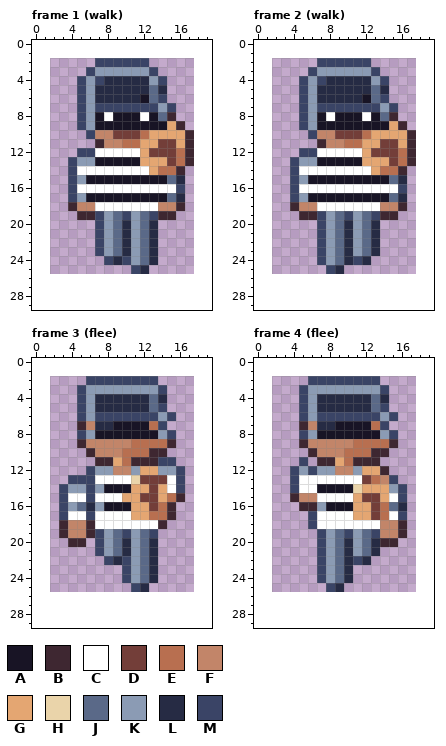
Two versions of one pixel-art file, art/depths/thief@50.aseprite. Above: the version before the commit.
16x24 pixels, 6 frames. Shown: frame 1 (walk), frame 2 (walk), frame 3 (flee), frame 4 (flee). The old version is drawn lined up with the new one, on the new canvas. The commit also changed other frames, which this record leaves out.
Palette (. is transparent): A #181425  B #3e2731  C #ffffff  D #733e39  E #b86f50  F #c28569  G #e4a672  H #ead4aa  J #5a6988  K #8b9bb4  L #262b44  M #3a4466
Pixels before, frame 1 (walk), first column x 4:
 2 ...MMMMMM.....
 3 ..MKKKKKKM....
 4 .MKMLLLLLKM...
 5 .MKLLLLLLJL...
 6 .MKLLLLLAJM...
 7 .MKMMMMMMMKM..
 8 .MKACAAACAJB..
 9 .MKAAAAAAAAGB.
10 ..MFFDDDEGGGGB
11 ...BFFEEGGDDGB
12 .MMCCCCCGDDDEB
13 MKKAAAAAGGGDEB
14 MCCCCCCCCGEEB.
15 MKAAAAAAAAAJL.
16 MCCCCCCCCCCCM.
17 MKAAAAAAAAAJL.
18 BFFCCCCCCCFFB.
19 .BBMKJMKJMBB..
20 ...MKJLKJL....
21 ...MKJLKJL....
22 ...MKJLKJL....
23 ...MKJLKJL....
24 ....MLMKJL....
25 .......ML.....
Pixels before, frame 2 (walk), first column x 4:
 2 ...MMMMMM.....
 3 ..MKKKKKKM....
 4 .MKMLLLLLKM...
 5 .MKLLLLLLJL...
 6 .MKLLLLLAJM...
 7 .MKMMMMMMMKM..
 8 .MKACAAACAJB..
 9 .MKAAAAAAAAGB.
10 ..MFFDDDEGGGGB
11 ...BFFEEGGDDGB
12 .MMCCCCCGDDDEB
13 MKKAAAAAGGGDEB
14 MCCCCCCCCGEEB.
15 MKAAAAAAAAAJL.
16 MCCCCCCCCCCCM.
17 MKAAAAAAAAAJL.
18 BFFCCCCCCCFFB.
19 .BBMKJMKJMBB..
20 ...MKJLKJL....
21 ...MKJLKJL....
22 ...MKJLKJL....
23 ...MKJLKJL....
24 ...MKJLML.....
25 ....ML........
Pixels before, frame 3 (flee), first column x 3:
 2 ...MMMMMMMM...
 3 ..MKKKKKKKKM..
 4 ..MKLLLLLLJL..
 5 ..MKLLLLLLJM..
 6 ..MKMMMMMMMKM.
 7 ..BFLLAAAAEM..
 8 ..MKAAAAAAAKM.
 9 ..BFFFFFEEEEB.
10 ...BFFFEEEBB..
11 ....BBGEBBBMM.
12 ...MKKFFKGGKKM
13 .MMMCCCCHDDDCM
14 MKKMKAAAGGDGCM
15 MCCMCCCGGDDGEB
16 MKJLKAAAGGDEB.
17 MCCMCCCCGGEEB.
18 BFFBCCCCCCCB..
19 BFFBMKJMKJM...
20 .BB.MKJLKJL...
21 ....MKJLKJL...
22 .....MLMKJL...
23 .......MKJL...
24 .......MKJL...
25 ........ML....
Pixels before, frame 4 (flee), first column x 4:
 2 ..MMMMMMMM...
 3 .MKKKKKKKKM..
 4 .MKLLLLLLJL..
 5 .MKLLLLLLJM..
 6 .MKMMMMMMMKM.
 7 .BFLLAAAAEM..
 8 .MKAAAAAAAKM.
 9 .BFFFFFEEEEB.
10 ..BFFFEEEBB..
11 .M.BBGEBBB...
12 MKMKKFFKGGB..
13 MCCCCCCCDEFM.
14 MCCAAAAHGGGKM
15 BFFCCCCGDDGCM
16 .BBKAAAGGDEJL
17 ..MCCCCGGDECM
18 ..MCCCCCCCFFB
19 ...MKJMKJMFFB
20 ...MKJLKJLBB.
21 ...MKJLKJL...
22 ...MKJLML....
23 ...MKJL......
24 ...MKJL......
25 ....ML.......
Once edited:
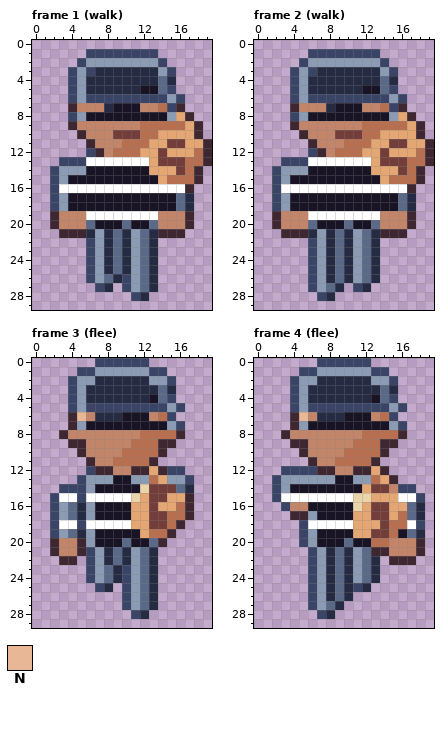
Colours new in this view: N #e8b796
Diff:
canvas 16x24 -> 20x30, the old top-left corner now at 2,2
Changed rows in their new state; - is an unchanged pixel.
Frame 1 (walk):
first column x 2:
 1 ----MMMMMMMM------
 2 ---MKKKKKKKKM-----
 3 --MK-LLLLLLLKM----
 4 --MKLL-----LJL----
 5 --MKL-----AAJM----
 6 --MKMMMMMMMM-KM---
 7 --BFFFLAAAFFE-B---
 8 --MKA-A---A-AKGB--
 9 --BFFFFFFFEEEEEGB-
10 ---BF------E---GB-
11 ----BF----E-G-DGGB
12 ---.-BFEEE-G-GGGEB
13 -M-MCCCCCCC-D-DEEB
14 MKKKAAAAAAA-GGDEB-
15 MKAA--------GEEEB-
16 MCC-----------CB--
17 MKAA---------AJL--
18 MKAAAAAAAAAAAAJL--
19 BFFFCCCCCCCCFFFB--
20 BFFFJAAAJAAJFFFB--
21 -BBBLKL-----BBB---
22 ----MKL-----------
23 ----MKL-----------
24 ----MKLJL---------
25 ----MKLJLKJL------
26 ----MKJLMKJL------
27 -----ML-MKJL------
28 ---------ML-------
Frame 2 (walk):
first column x 2:
 1 ----MMMMMMMM------
 2 ---MKKKKKKKKM-----
 3 --MK-LLLLLLLKM----
 4 --MKLL-----LJL----
 5 --MKL-----AAJM----
 6 --MKMMMMMMMM-KM---
 7 --BFFFLAAAFFE-B---
 8 --MKA-A---A-AKGB--
 9 --BFFFFFFFEEEEEGB-
10 ---BF------E---GB-
11 ----BF----E-G-DGGB
12 ---.-BFEEE-G-GGGEB
13 -M-MCCCCCCC-D-DEEB
14 MKKKAAAAAAA-GGDEB-
15 MKAA--------GEEEB-
16 MCC-----------CB--
17 MKAA---------AJL--
18 MKAAAAAAAAAAAAJL--
19 BFFFCCCCCCCCFFFB--
20 BFFFJAAAJAAJFFFB--
21 -BBBLKL-----BBB---
22 ----MKL-----------
23 ----MKL-----------
24 ----MKL--KJL------
25 ----MKLJLKJL------
26 ----MKLJLKJL------
27 ----MKJL-ML-------
28 -----ML-----------
Frame 3 (flee):
first column x 2:
 0 -----MMMMMM-----
 1 ---MMKKKKKKMM---
 2 --MKKLLLLLLKKM--
 3 --MKLLLLLLLLJL--
 4 --MKL------AJM--
 5 --MKMMMMMMMM-KM-
 6 --BNFLLLAAAFE---
 7 --BKAAA----AAKM-
 8 -BFFFFFFFFEEEEB-
 9 --B---------B---
10 ---BF------E----
11 ----BFFE-EE-..--
12 -----BB--BB-BM--
13 --.-KKKAAKKEGKKM
14 --MMKA---AH-DDJL
15 MC-MC---CHG-DGGB
16 MKJLKA------GGEB
17 MKJLKAAAA--DDEEB
18 MCCMC----GGDDEB-
19 MKJLKAAAAAGEEB--
20 BFF-KAAAJAAJB---
21 BFFBMKL---------
22 -BB-MKLJL-------
23 ----MKJL--------
24 ----MKJL--------
25 -----ML-MKJL----
26 --------MKJL----
27 --------MKJL----
28 ---------ML-----
Frame 4 (flee):
first column x 2:
 0 -----MMMMMM------
 1 ---MMKKKKKKMM----
 2 --MKKLLLLLLKKM---
 3 --MKLLLLLLLLJL---
 4 --MKL------AJM---
 5 --MKMMMMMMMM-KM--
 6 --BNFLLLAAAFE----
 7 --BKAAA----AAKM--
 8 -BFFFFFFFFEEEEB--
 9 --B---------B----
10 ---BF------E-----
11 ---.BFFE-EE------
12 -M-M-BB--BB------
13 MKKKKKKAAKK-GB---
14 MKAAA----A-DDF-M-
15 MCCCC----HHG-GCCM
16 -MFFAA---H--DGGJL
17 --BBKAAAA---DGEJL
18 ---MC----GGGDEECM
19 ---MKAAAAGGDDEAJL
20 ---MKAAAJAAEEFFFB
21 ----MKL----BBFFFB
22 ----MKL--KJL-BBB-
23 ----MKL--KJL-----
24 ----MKL--KJL-----
25 ----MKLJLML------
26 ----MKLJL--------
27 ----MKJL---------
28 -----ML----------
